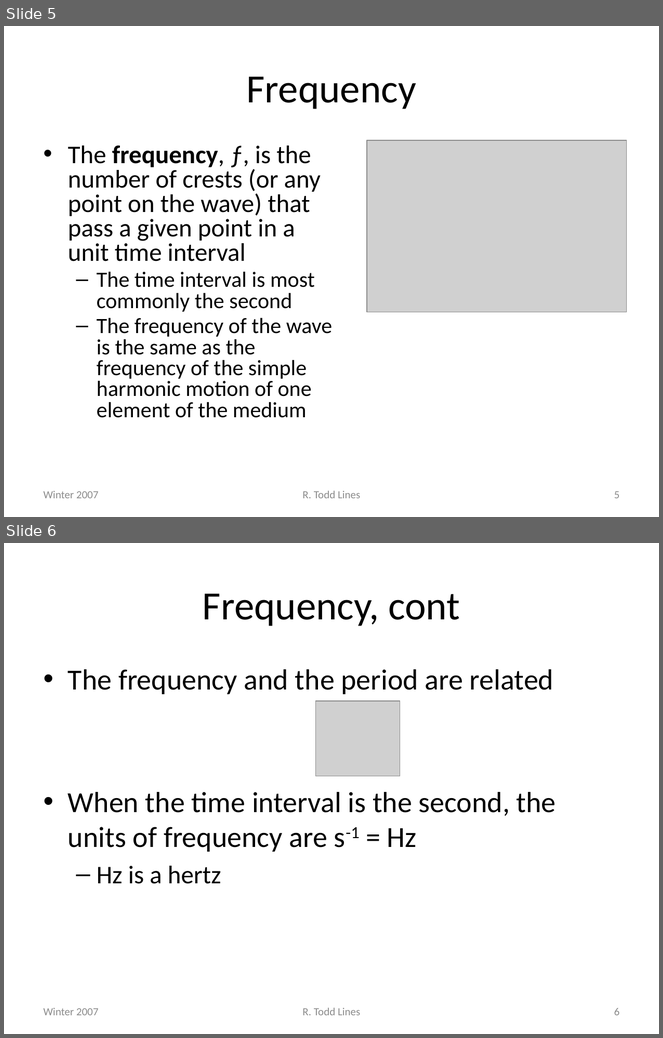
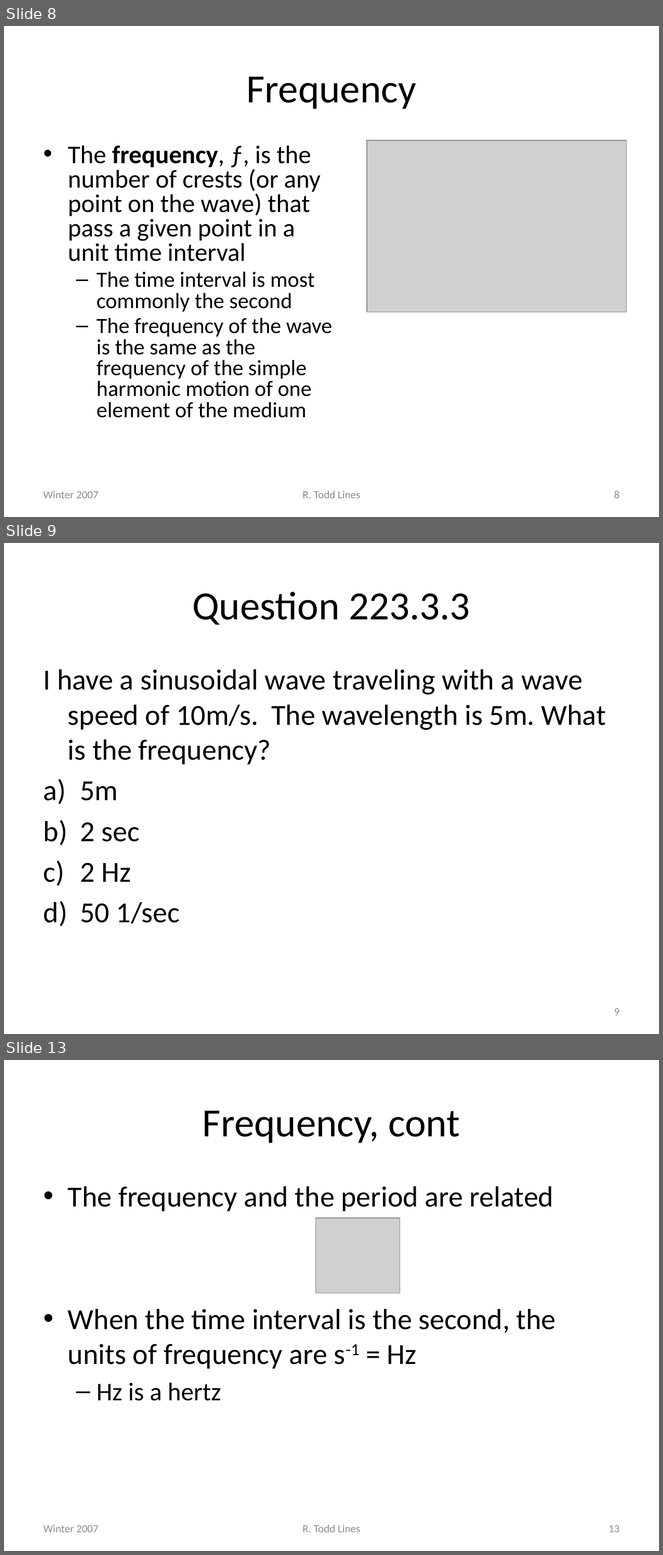
Before and after one commit to rtlines/PH223-Engineering-Physics, a slide deck: Slides/PH223_Lecture_03.pptx. Shown one above the other, each under a label of ours: slides 5 and 6 before the commit, slides 8, 9 and 13 after it; the slides between them are not shown. The pictures are 663x1038 and 663x1555 pixels, drawn with LibreOffice and Linux fonts; fonts in the diff are those of the drawing; grey boxes stand for pictures. Boxes give left, top, right and bottom in pixels: in the first picture for what was removed or moved away, otherwise in the second. Text is boxed around its words. In the diff, an @@ line names an element or a change of style, - is before the commit and + after.

```diff
--- a/Slides/PH223_Lecture_03.pptx
+++ b/Slides/PH223_Lecture_03.pptx
@@ slide 9 added at box(4, 543, 659, 1034), background #FFFFFF @@
@@ title added at box(192, 591, 470, 625), 44 pt, text #000000 @@
+Question 223.3.3
@@ text added at box(44, 669, 606, 924), 32 pt, text #000000 @@
+I have a sinusoidal wave traveling with a wave speed of 10m/s. The wavelength is 5m. What is the frequency?
+a) 5m
+b) 2 sec
+c) 2 Hz
+d) 50 1/sec
@@ page number added at box(614, 1008, 620, 1016), 12 pt, text #8C8C8C @@
+9
@@ what was slide 5 is now slide 8 @@
@@ page number at box(614, 491, 620, 499): text changed @@
-5
+8
@@ what was slide 6 is now slide 13 @@
@@ page number at box(609, 1525, 620, 1533): text changed @@
-6
+13
```
Also in this commit, not shown: 1 slide changed, 7 other slides added.
